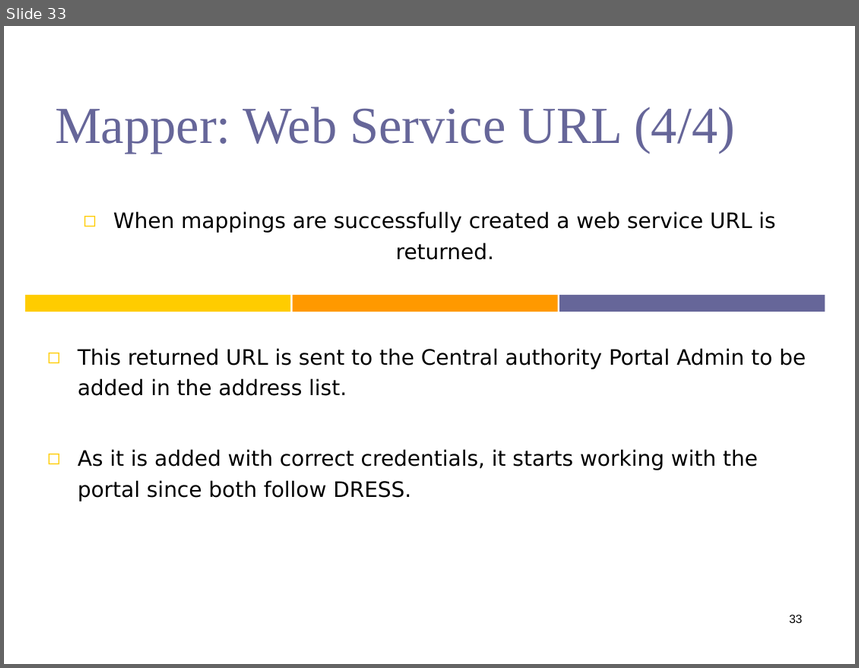
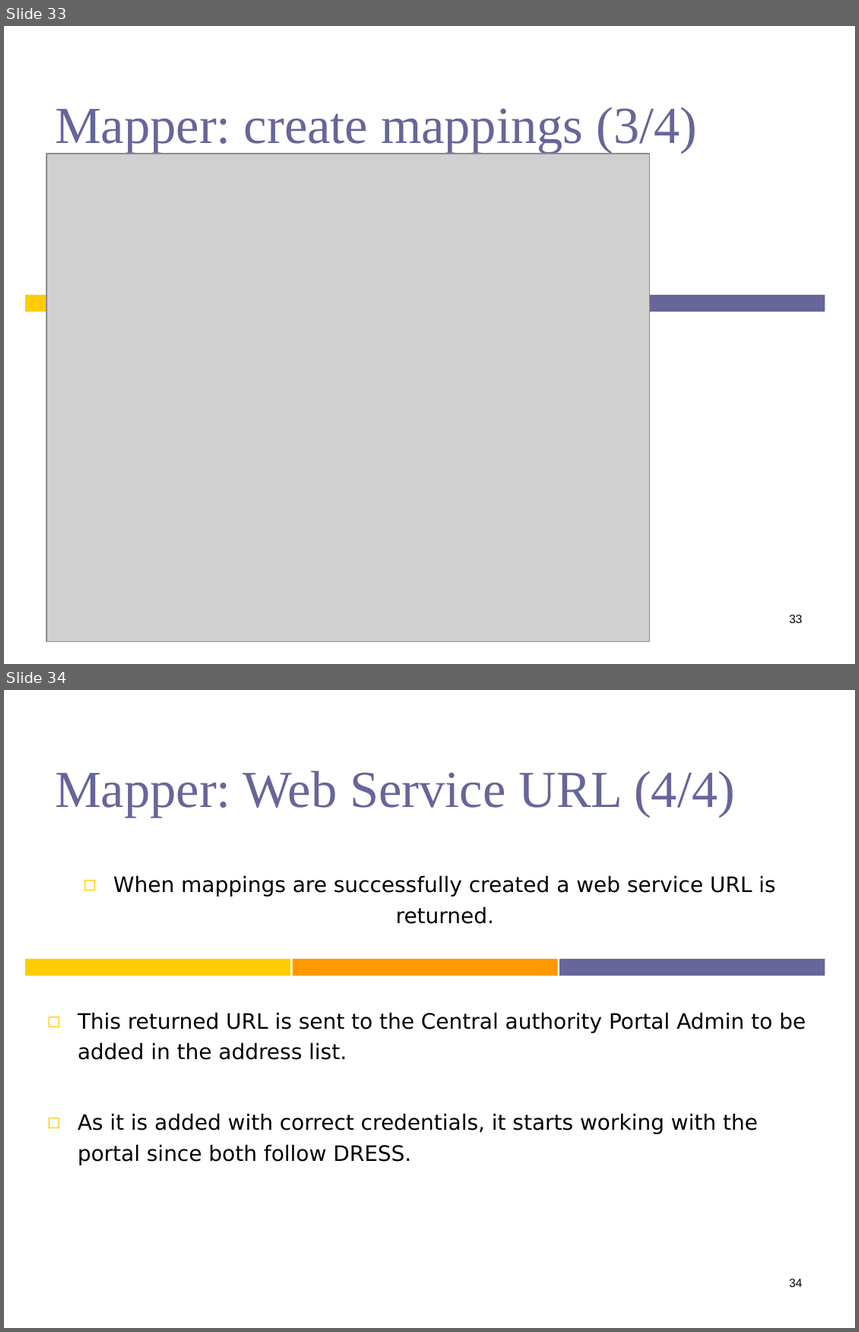
Before and after one commit to umair3/dress, a slide deck: cd_contents/Final Defense Presentation/FD.ppt. Shown one above the other, each under a label of ours: slide 33 before the commit, slides 33 and 34 after it. The pictures are 859x668 and 859x1332 pixels, drawn with LibreOffice and Linux fonts; fonts in the diff are those of the drawing; grey boxes stand for pictures. Boxes give left, top, right and bottom in pixels: in the first picture for what was removed or moved away, otherwise in the second. Text is boxed around its words. In the diff, an @@ line names an element or a change of style, - is before the commit and + after.

Commit message:
- Corrected Title from SDRES to DRESS  - Updated presentation

```diff
--- a/cd_contents/Final Defense Presentation/FD.ppt
+++ b/cd_contents/Final Defense Presentation/FD.ppt
@@ slide 33 added at [4,26,855,664], background #FFFFFF; not listed: 2 template elements that a slide beside it also shows @@
@@ title added at [55,107,697,153], 44 pt, text #666699 @@
+Mapper: create mappings (3/4)
@@ picture added at [47,154,649,642] @@
@@ page number added at [789,615,802,623], 10 pt, text #000000 @@
+33
@@ what was slide 33 is now slide 34 @@
@@ page number at [789,1279,802,1287]: text changed @@
-33
+34
```
Also in this commit, not shown: 2 slides changed, 12 other files.
